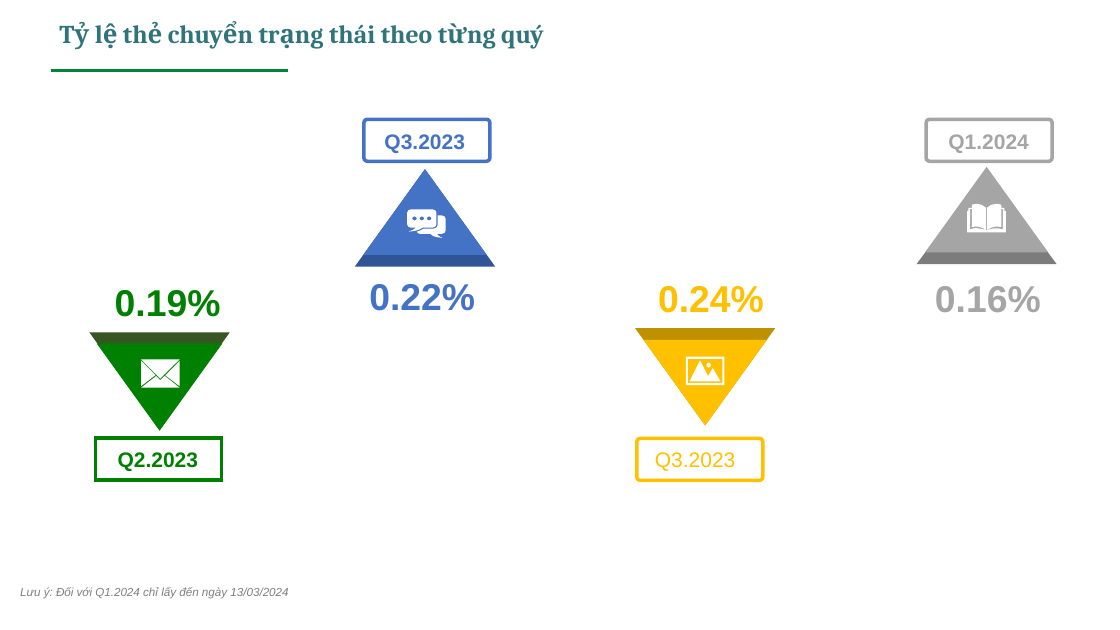
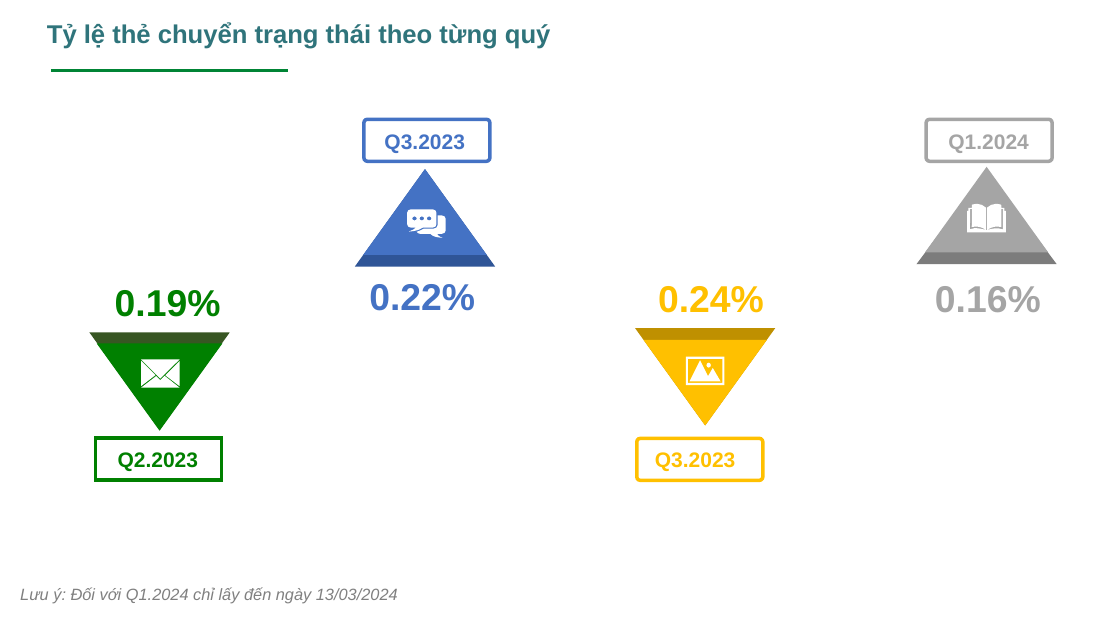
Before and after one commit to quynhnguyenthuy/githubtest, a slide deck: slide 3 of PHAN TICH CARD CHUYEN TRANG THAI.pptx. Drawn at 1120x630 pixels with LibreOffice and Linux fonts; fonts in the diff are those of the drawing; background and template pictures are left out. Boxes give left, top, right and bottom in pixels: in the first picture for what was removed or moved away, otherwise in the second. Text is boxed around its words. In the diff, an @@ line names an element or a change of style, - is before the commit and + after.

```diff
--- a/PHAN TICH CARD CHUYEN TRANG THAI.pptx
+++ b/PHAN TICH CARD CHUYEN TRANG THAI.pptx
@@ title "Tỷ lệ thẻ chuyển trạng ...": place and size @@
-title "Tỷ lệ thẻ chuyển trạng ..." at (329,24,544,48)
+title "Tỷ lệ thẻ chuyển trạng ..." at (47,22,551,49)
@@ title "Tỷ lệ thẻ chuyển trạng ..." at (47,22,551,49): font Cambria to Arial @@
@@ text "Q3.2023" at (655,452,735,471): bold on @@
@@ text "Lưu ý: Đối với Q1.2024 ..." at (20,587,398,604): size 10 to 14 pt @@
```
Also in this commit, not shown: 6 other slides changed.
